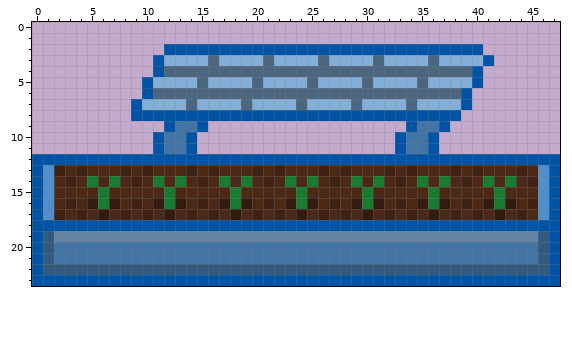
Pixel-art sprite: sprites/spr_hydro_basin/layers/08b94091-8ff7-409c-9863-47a03824b288/63844bdc-dcc1-4076-a099-2e6a13c25685.png. Above is the file before it was changed.
The file is 48x24 pixels.
The same view after the edit:
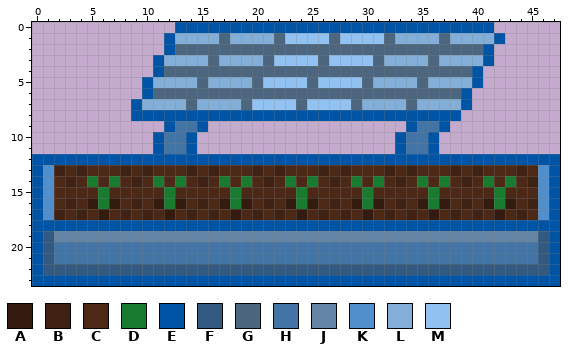
Palette (. is transparent): A #331b0f  B #3f2213  C #4c2916  D #197b30  E #0054a6  F #32597f  G #4c667f  H #4274a5  J #6384a5  K #518fcc  L #82aed8  M #91c2f2
Difference:
y 0: x 13..41 ............................. -> EEEEEEEEEEEEEEEEEEEEEEEEEEEEE
y 1: x 12..42 ............................... -> ELLLLGLLLLGMMMMGMMMMGLLLLGLLLLE
y 2: x 13..41 EEEEEEEEEEEEEEEEEEEEEEEEEEEE. -> GGGGGGGGGGGGGGGGGGGGGGGGGGGGE
y 3: x 22..25 LLLL -> MMMM; x 27..30 LLLL -> MMMM
y 5: x 21..24 LLLL -> MMMM; x 26..29 LLLL -> MMMM
y 7: x 20..23 LLLL -> MMMM; x 25..28 LLLL -> MMMM
Changed places in both pictures, as pixel boxes (x1, y1, x2, y2):
changed: (164, 22, 505, 110)
